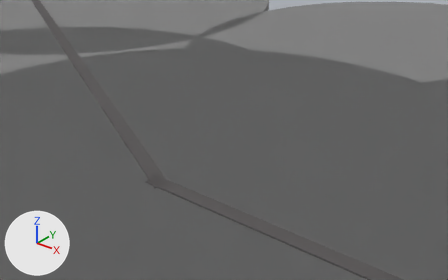
What one commit did to the glTF model model.glb.
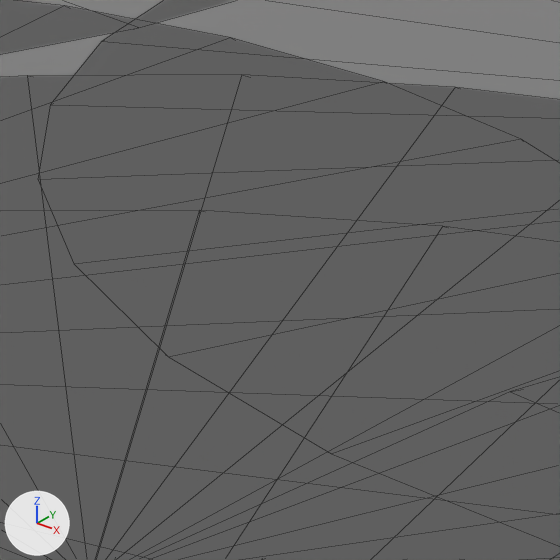
There are two pictures of each version: one from a camera (50 mm lens) standing at (-24.81, -27.52, 20.05) and looking at (-53.0, 7.72, -1.8), one close up on the part from 37% to 65% of the width and 11% to 56% of the height. The axes (+X, +Y, +Z) are drawn at lower left. The lights are the same throughout. The older version's two pictures come first. The close-ups show mesh edges as thin lines. Where no turn or scale is listed for an object, it has been applied to the vertices.
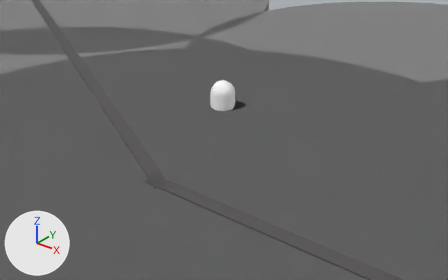
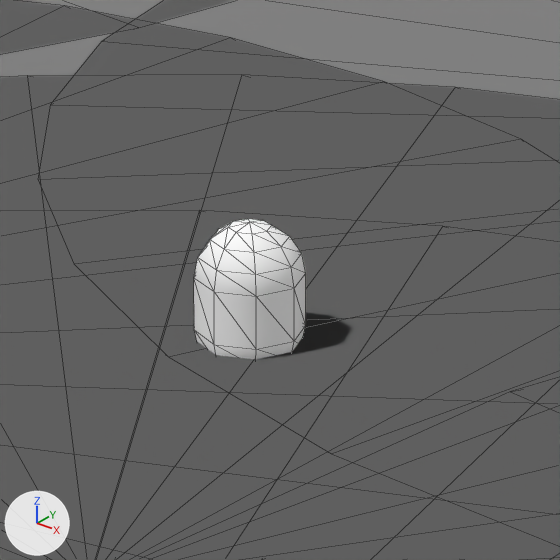
What the commit changed:
Material 'Material_15' (mat_material_15) is new.
Its base color is (1.0, 1.0, 1.0) (white #ffffff).
Its roughness is 1.0.
Mesh me_mesh_15 is new.
It has 82 vertices, 136 faces and spans x -1.0..1.0, y -1.0..1.0, z -1.5..1.5.
It uses material mat_material_15 (white #ffffff).
Object 'gas.001' (ob_gas_001) is new; it shows me_mesh_15.
Its location is (-53.99, 8.79, 1.21).

What differs and where, as boxes (x1, y1, x2, y2) in the close-ups (560 x 560 px):
'gas.001', added: after (194, 219, 306, 360)
